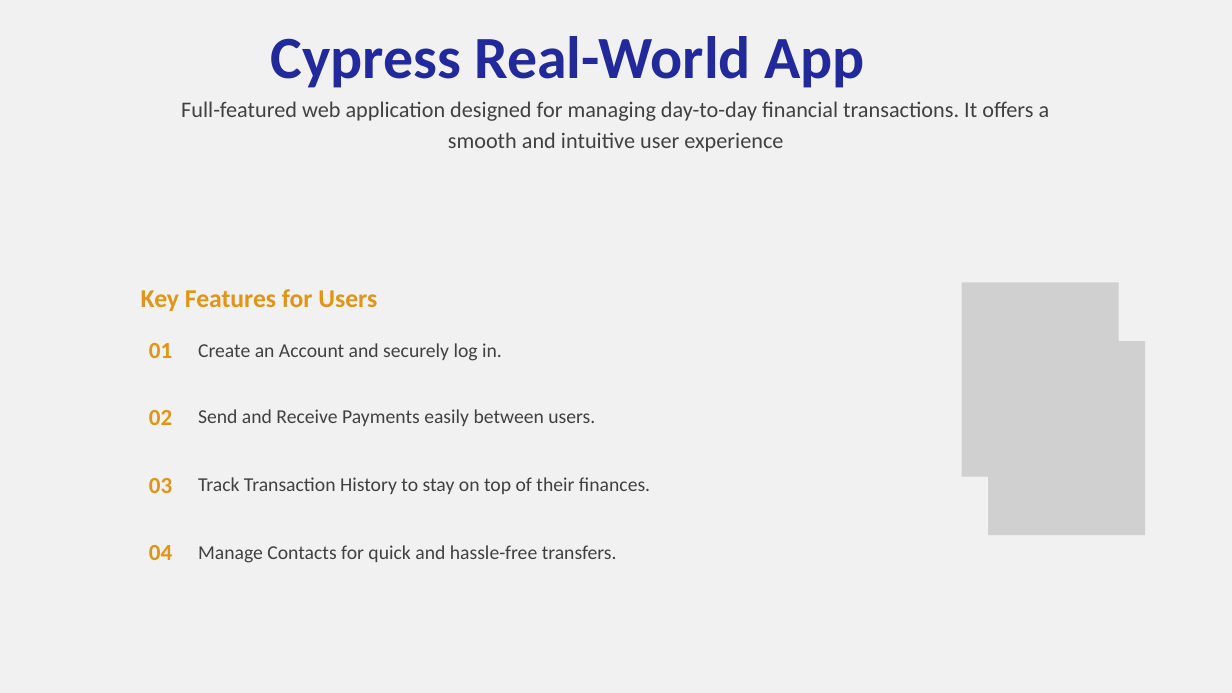
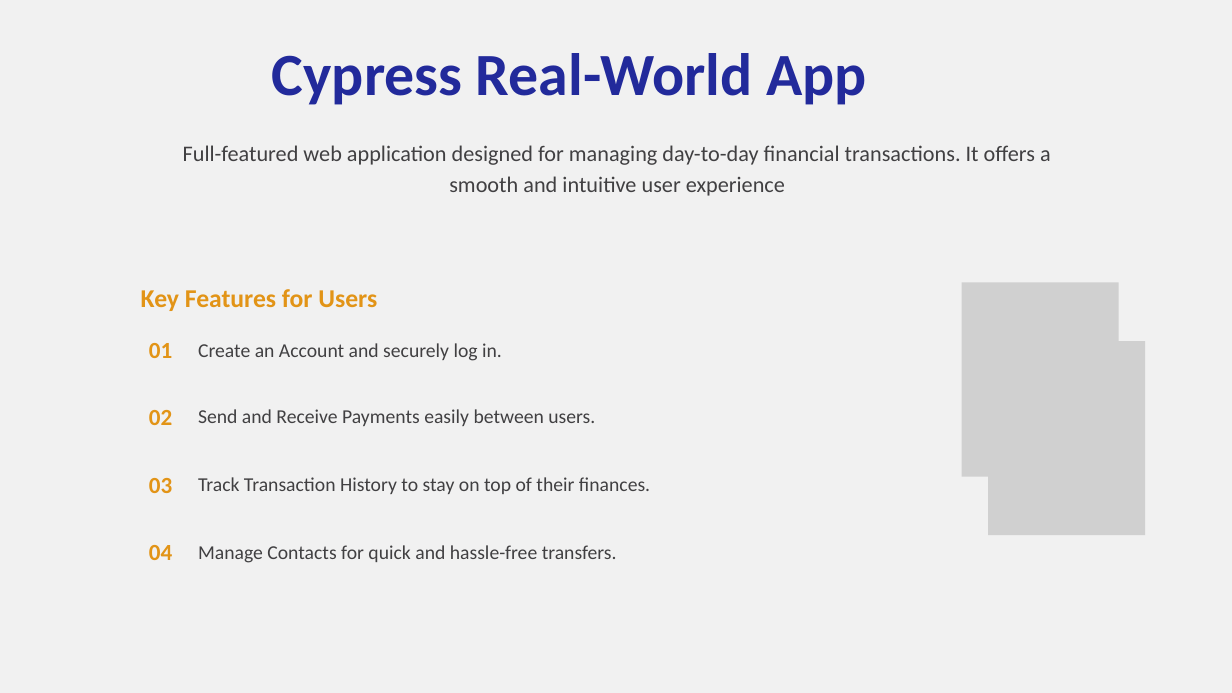
Before and after one commit to Abeer-Tlalka/QA_Automation_middle_project, a slide deck: slide 3 of QA Automation AbeerTlalka.pptx. Drawn at 1232x693 pixels with LibreOffice and Linux fonts; fonts in the diff are those of the drawing; grey boxes stand for pictures. Boxes give left, top, right and bottom in pixels: in the first picture for what was removed or moved away, otherwise in the second. Text is boxed around its words. In the diff, an @@ line names an element or a change of style, - is before the commit and + after.

```diff
--- a/QA Automation AbeerTlalka.pptx
+++ b/QA Automation AbeerTlalka.pptx
@@ text "Cypress Real-World App": place and size @@
-text "Cypress Real-World App" at box(270, 36, 865, 88)
+text "Cypress Real-World App" at box(272, 53, 866, 105)
@@ text "Full-featured web application designed for ...": place and size @@
-text "Full-featured web application designed for ..." at box(181, 101, 1050, 152)
+text "Full-featured web application designed for ..." at box(183, 145, 1051, 196)
```
Also in this commit, not shown: 6 other slides changed, 2 slides added.
